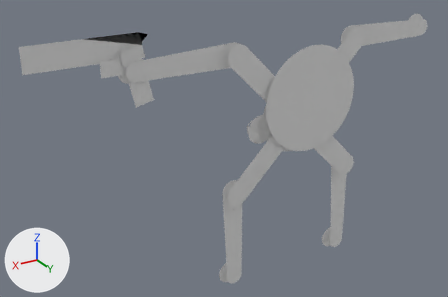
The FBX model Assets/Files/Models/Spider.fbx, before and after one commit.
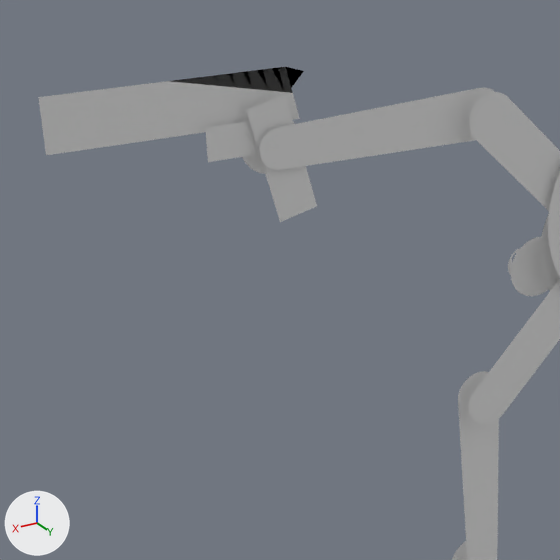
There are two pictures of each version: one whole from a 50 mm lens placed at (3.35, 4.31, 1.98), pointed at (0.62, -0.23, -0.29), one close up on the part from 0% to 61% of the width and 0% to 91% of the height. The axes (+X, +Y, +Z) are drawn at lower left. The lights are the same throughout. Where no turn or scale is listed for an object, it has been applied to the vertices. Vertices at the same position are counted once.

Names of what the first close-up shows: 'Butt', 'Eyes', 'Leg.Mid.0', 'Leg.Mid.1', 'Leg.Root.0', 'Leg.Root.1', 'Leg.Tip.0'.
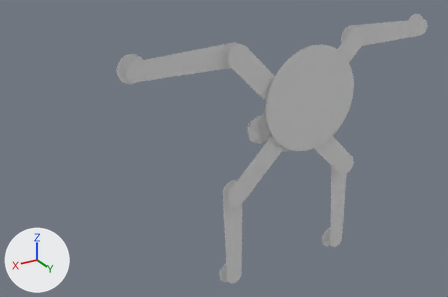
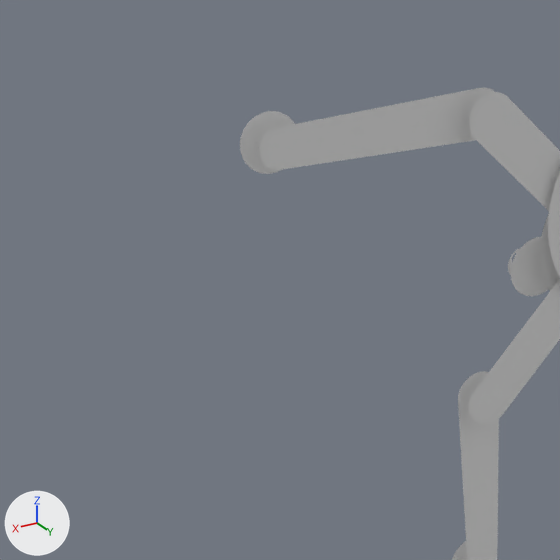
Location of each change, (x1, y1, x2, y2) in pixels of the close-ups (560 x 560 px):
'Leg.Tip.0', reshaped (80% narrower, 59% shorter): before (38, 67, 317, 222); after (240, 111, 295, 174)
part 1 of me_leg_tip_0, deleted: before (38, 67, 304, 155)
part 2 of me_leg_tip_0, deleted: before (246, 95, 317, 222)
part 3 of me_leg_tip_0, deleted: before (205, 121, 259, 162)

Edits to the bpy script that builds the scene:
```text
Change me_leg_tip_0:
    where me_leg_tip_0.from_pydata(...)  # 46 vertices, 5 faces; spans x -0.151..0.832, y -0.092..-0.021, z -0.296..0.285
    used by ob_leg_tip_0; parent = ob_leg_mid_0; location = (0.908, 0.0, 0.0)
    me_leg_tip_0 part 1: the loose piece of 6 vertices spanning x -0.147..0.832, y -0.075, z 0.081..0.285 is deleted
    me_leg_tip_0 part 2: the loose piece of 4 vertices spanning x -0.151..0.115, y -0.021, z -0.296..0.196 is deleted
    me_leg_tip_0 part 3: the loose piece of 4 vertices spanning x 0.067..0.267, y -0.042, z -0.022..0.109 is deleted
    remove me_leg_tip_0.materials.append(mat_grey)  # white #e7e7e7
```
